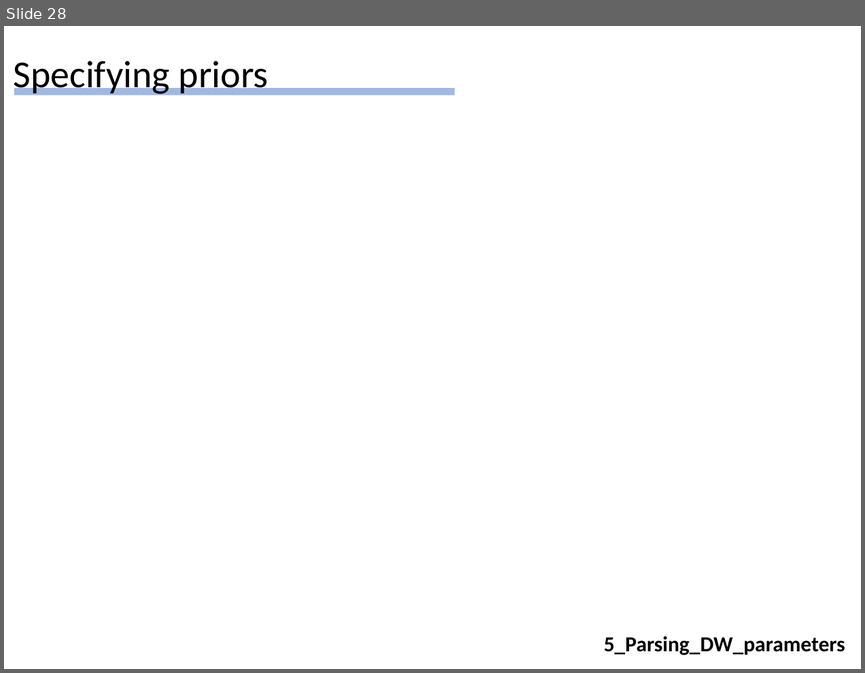
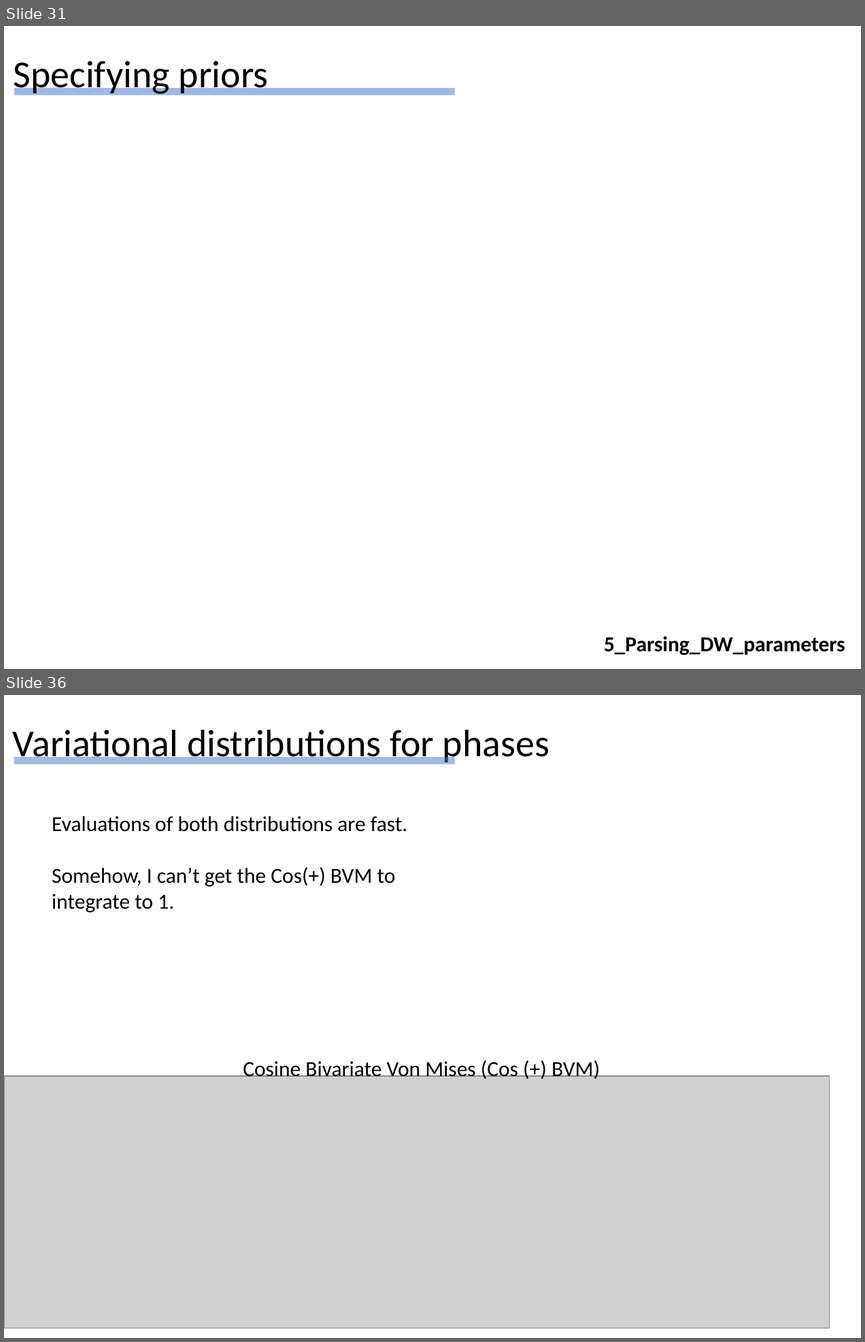
Before and after one commit to Hekstra-Lab/dw, a slide deck: Summary_of_findings_DH_20210218.pptx. Shown one above the other, each under a label of ours: slide 28 before the commit, slides 31 and 36 after it; the slides between them are not shown. The pictures are 865x673 and 865x1342 pixels, drawn with LibreOffice and Linux fonts; fonts in the diff are those of the drawing; grey boxes stand for pictures. Boxes give left, top, right and bottom in pixels: in the first picture for what was removed or moved away, otherwise in the second. Text is boxed around its words. In the diff, an @@ line names an element or a change of style, - is before the commit and + after.

Commit message:
updates for bivariate phase distributions in notebook 6

```diff
--- a/Summary_of_findings_DH_20210218.pptx
+++ b/Summary_of_findings_DH_20210218.pptx
@@ slide 36 added at [4, 695, 861, 1338], background #FFFFFF @@
@@ title added at [13, 730, 549, 764], 32 pt, text #000000 @@
+Variational distributions for phases
@@ line added from (14, 760) to (455, 760), #4472C4 6 pt @@
@@ text added at [52, 816, 408, 913], 18 pt, text #000000 @@
+Evaluations of both distributions are fast.
+Somehow, I can’t get the Cos(+) BVM to integrate to 1.
@@ text added at [243, 1058, 600, 1081], 18 pt, text #000000 @@
+Cosine Bivariate Von Mises (Cos (+) BVM)
@@ picture added at [4, 1075, 829, 1327] @@
@@ what was slide 28 is now slide 31 @@
```
Also in this commit, not shown: 3 slides changed, 11 other slides added, 1 slide removed, 16 other files.
